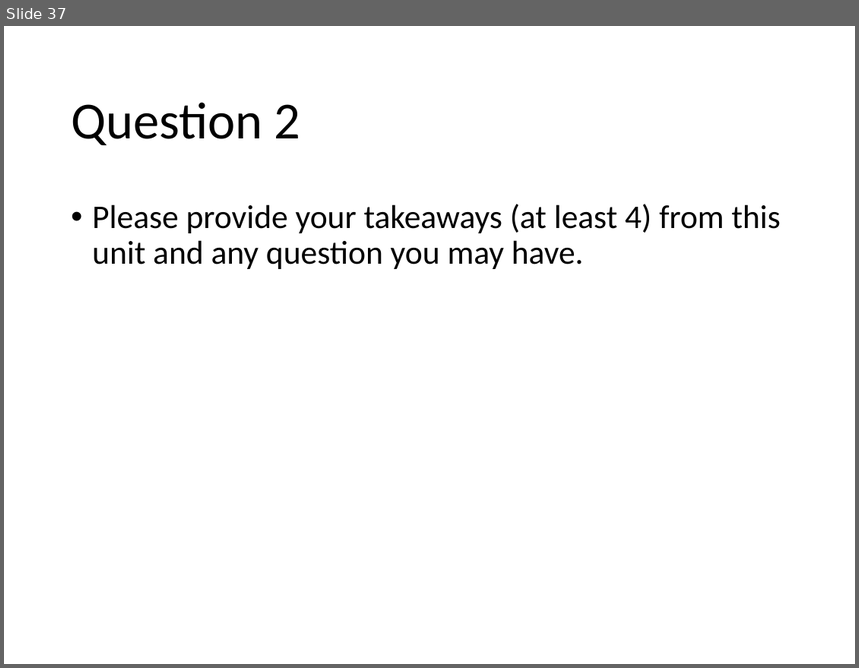
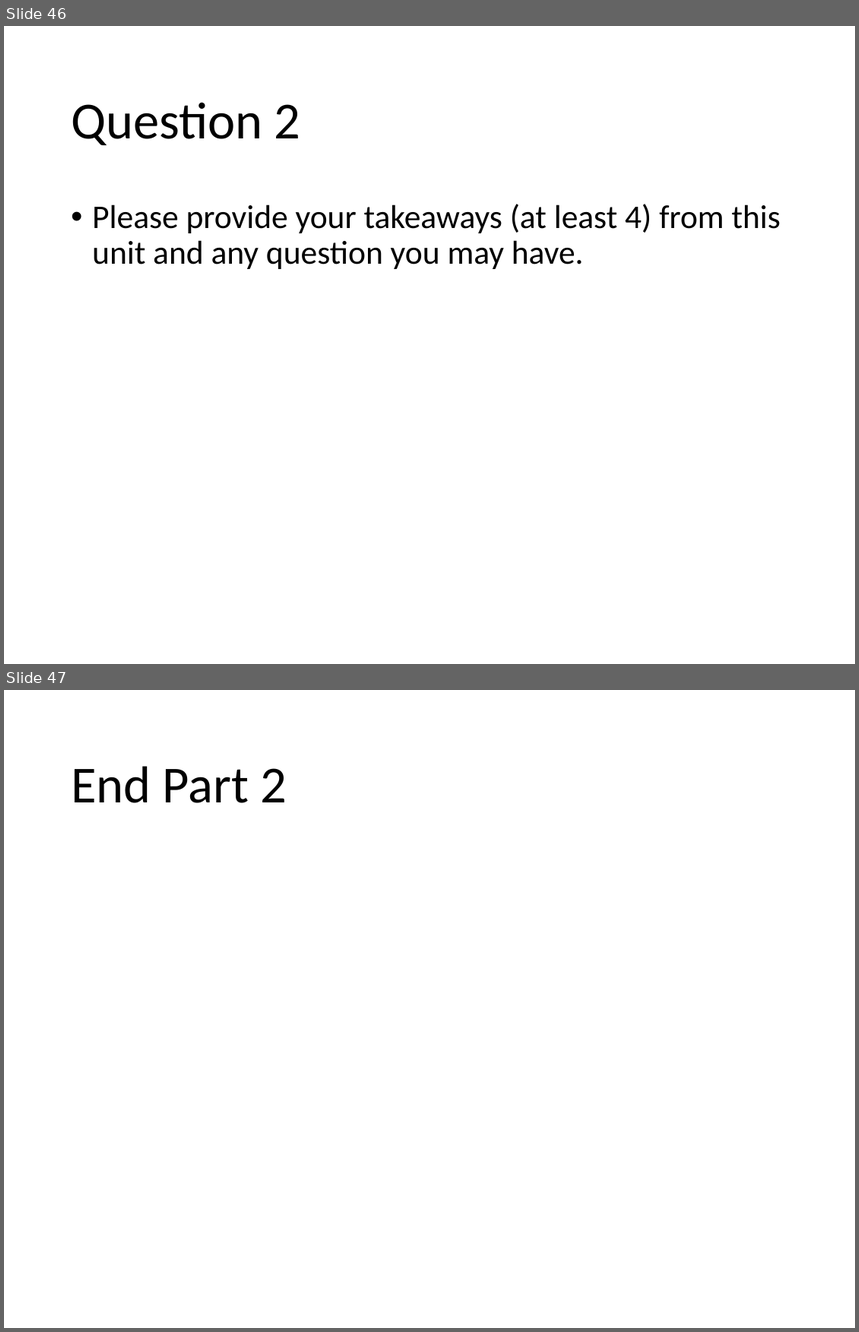
Before and after one commit to BivinSadler/MSDS_6371_Stat_Foundations, a slide deck: Unit 3/6371 For Live Session Assignment Unit 3 Student.pptx. Shown one above the other, each under a label of ours: slide 37 before the commit, slides 46 and 47 after it. The pictures are 859x668 and 859x1332 pixels, drawn with LibreOffice and Linux fonts; fonts in the diff are those of the drawing. Boxes give left, top, right and bottom in pixels: in the first picture for what was removed or moved away, otherwise in the second. Text is boxed around its words. In the diff, an @@ line names an element or a change of style, - is before the commit and + after.

```diff
--- a/Unit 3/6371 For Live Session Assignment Unit 3 Student.pptx
+++ b/Unit 3/6371 For Live Session Assignment Unit 3 Student.pptx
@@ slide 47 added at bbox=[4, 690, 855, 1328], background #FFFFFF @@
@@ title added at bbox=[71, 766, 287, 803], 44 pt, text #000000 @@
+End Part 2
@@ what was slide 37 is now slide 46 @@
```
Also in this commit, not shown: 10 other slides added.
